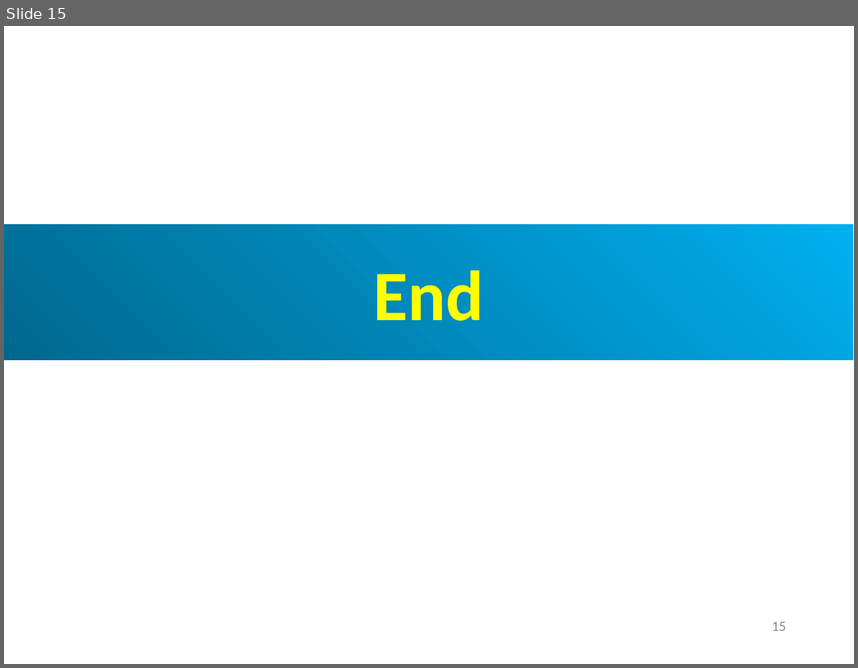
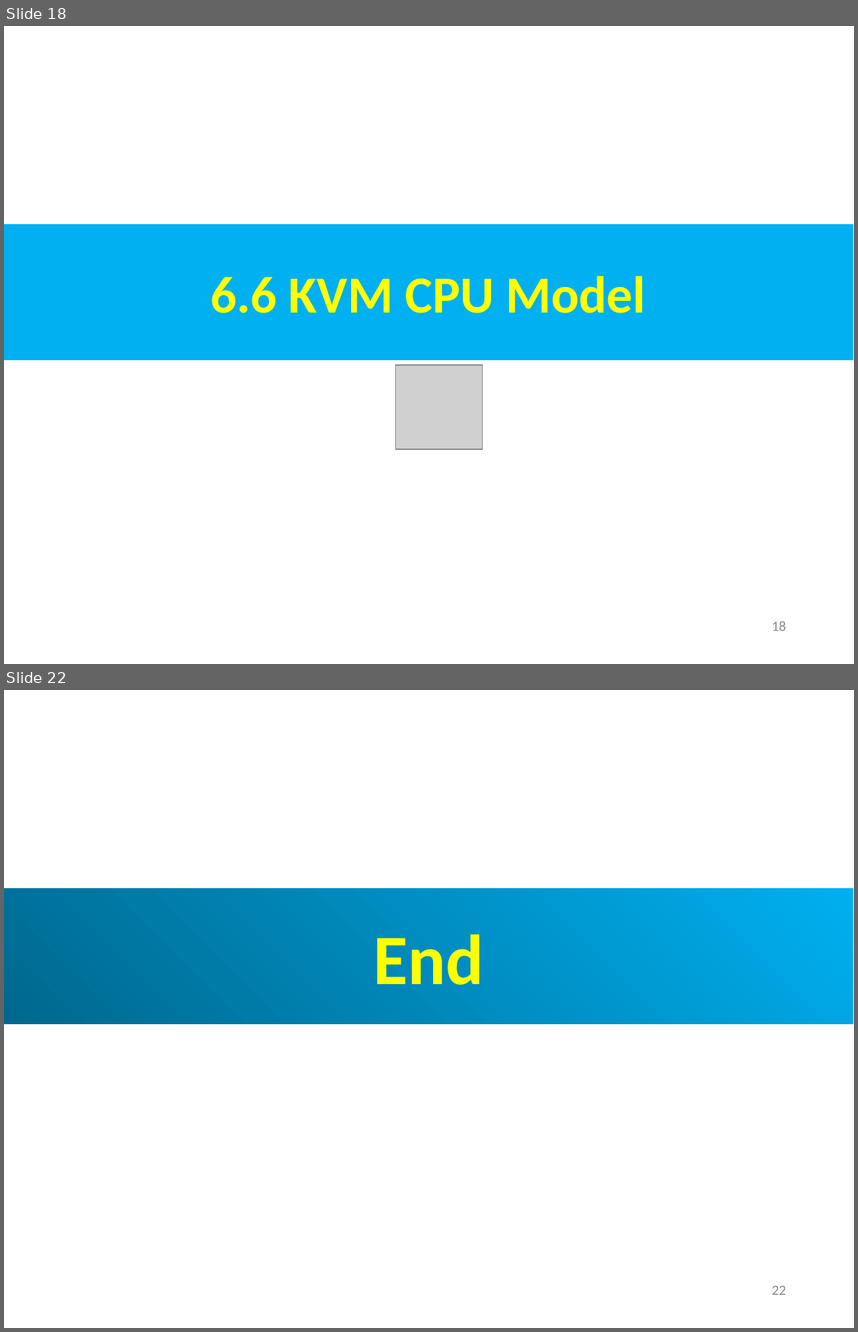
Before and after one commit to peterhchen/AIU_CS850_Gem5_McPAT, a slide deck: 050_Gem5/007.CPUModel/000_Video/007.CPUModel.ppt. Shown one above the other, each under a label of ours: slide 15 before the commit, slides 18 and 22 after it; the slides between them are not shown. The pictures are 858x668 and 858x1332 pixels, drawn with LibreOffice and Linux fonts; fonts in the diff are those of the drawing; grey boxes stand for pictures. Boxes give left, top, right and bottom in pixels: in the first picture for what was removed or moved away, otherwise in the second. Text is boxed around its words. In the diff, an @@ line names an element or a change of style, - is before the commit and + after.

```diff
--- a/050_Gem5/007.CPUModel/000_Video/007.CPUModel.ppt
+++ b/050_Gem5/007.CPUModel/000_Video/007.CPUModel.ppt
@@ slide 18 added at [4,26,854,664], background #FFFFFF @@
@@ rectangle added at [4,224,853,360], fill #00B0F0, 44 pt, text #FFFF00, bold @@
+6.6 KVM CPU Model
@@ picture added at [396,365,483,450] @@
@@ page number added at [772,621,786,630], 12 pt, text #8B8B8B @@
+18
@@ what was slide 15 is now slide 22 @@
@@ page number at [772,1285,786,1294]: text changed @@
-15
+22
```
Also in this commit, not shown: 2 slides changed, 6 other slides added.
